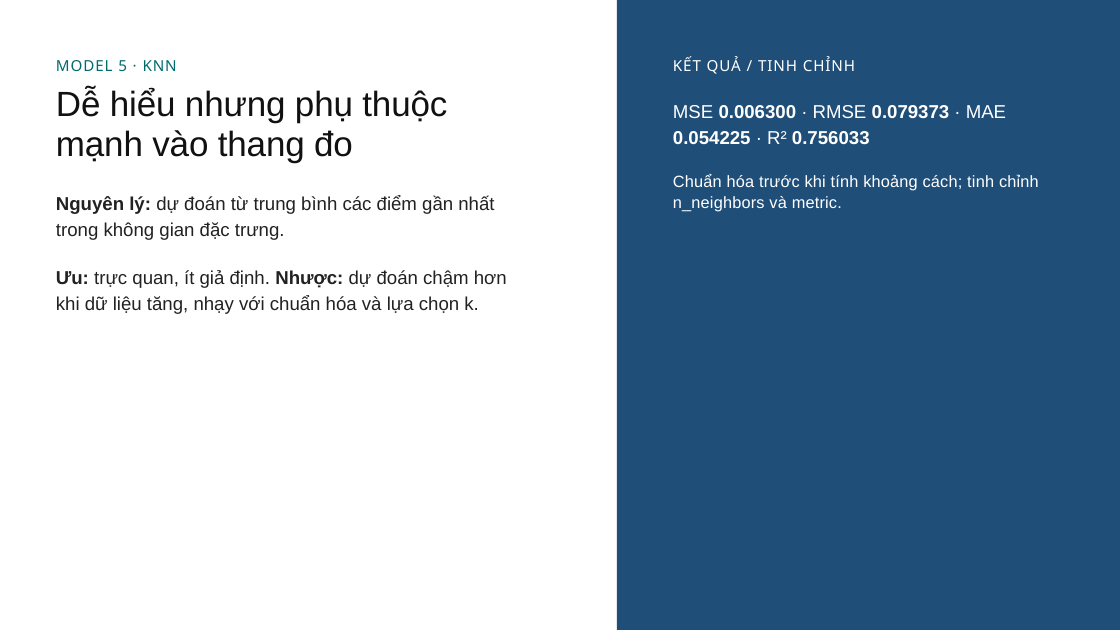
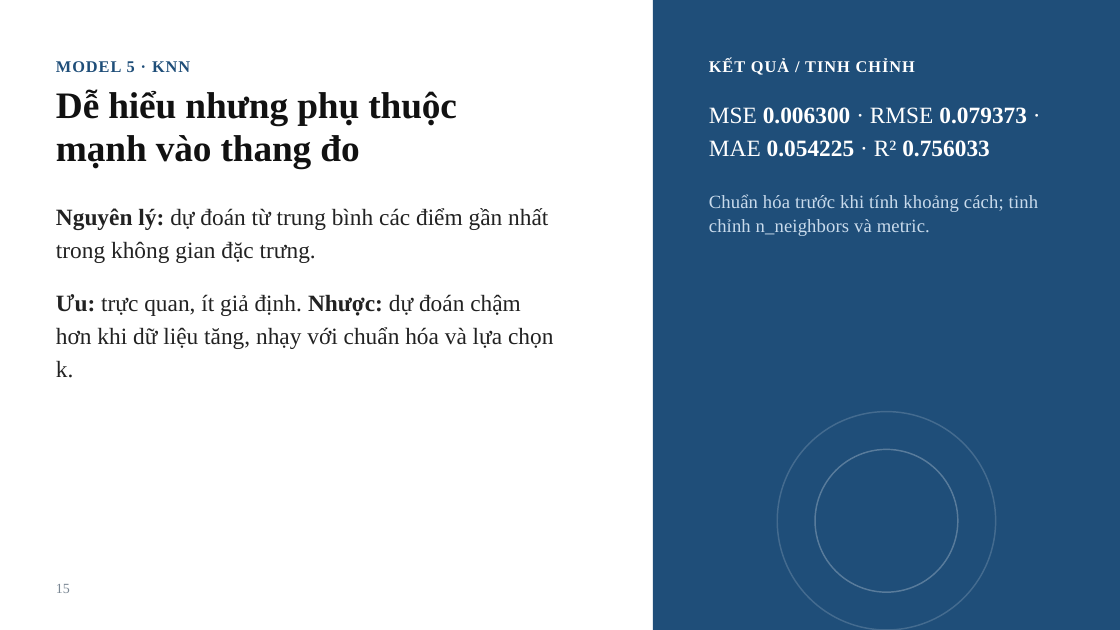
Before and after one commit to hiudz377/02_10123298_10123135_DuDoanKhaNangTrungTuyenSauDaiHoc, a slide deck: slide 15 of docs/slide.pptx. Drawn at 1120x630 pixels with LibreOffice and Linux fonts; fonts in the diff are those of the drawing; background and template pictures are left out. Boxes give left, top, right and bottom in pixels: in the first picture for what was removed or moved away, otherwise in the second. Text is boxed around its words. In the diff, an @@ line names an element or a change of style, - is before the commit and + after.

```diff
--- a/docs/slide.pptx
+++ b/docs/slide.pptx
@@ rectangle: place and size @@
-rectangle at <box>617,0,1120,630</box>
+rectangle at <box>653,0,1120,630</box>
@@ text "MODEL 5 · KNN" at <box>56,61,190,72</box>: size 13 to 14 pt, font Noto Sans to Times New Roman, text colour #006B6B to #1F4E79, bold on @@
@@ text "KẾT QUẢ / TINH CHỈNH": place and size @@
-text "KẾT QUẢ / TINH CHỈNH" at <box>673,57,855,74</box>
+text "KẾT QUẢ / TINH CHỈNH" at <box>709,59,915,75</box>
@@ text "KẾT QUẢ / TINH CHỈNH" at <box>709,59,915,75</box>: size 13 to 14 pt, font Noto Sans to Times New Roman, bold on @@
@@ text "Dễ hiểu nhưng phụ thuộc ..." at <box>56,89,457,168</box>: size 30 to 32 pt, font Arial to Times New Roman, bold on @@
@@ text "MSE 0.006300 · RMSE 0.079373 ...": place and size @@
-text "MSE 0.006300 · RMSE 0.079373 ..." at <box>673,105,1006,145</box>
+text "MSE 0.006300 · RMSE 0.079373 ..." at <box>709,107,1027,157</box>
@@ text "MSE 0.006300 · RMSE 0.079373 ..." at <box>709,107,1027,157</box>: size 16 to 20 pt, font Arial to Times New Roman @@
@@ text "Nguyên lý: dự đoán từ ..." at <box>56,208,553,378</box>: size 16 to 20 pt, font Arial to Times New Roman @@
@@ text "Nguyên lý: dự đoán từ ...": place and size @@
-text "Nguyên lý: dự đoán từ ..." at <box>56,196,507,314</box>
+text "Nguyên lý: dự đoán từ ..." at <box>56,208,553,378</box>
@@ text "Chuẩn hóa trước khi tính ...": place and size @@
-text "Chuẩn hóa trước khi tính ..." at <box>673,174,1039,212</box>
+text "Chuẩn hóa trước khi tính ..." at <box>709,194,1038,236</box>
@@ text "Chuẩn hóa trước khi tính ..." at <box>709,194,1038,236</box>: size 14 to 16 pt, font Arial to Times New Roman, text colour #FFFFFF to #C9DBEC @@
@@ ellipse added at <box>777,412,996,630</box>, outline #FFFFFF 1.25 pt @@
@@ ellipse added at <box>815,450,958,592</box>, outline #FFFFFF 1.25 pt @@
@@ page number added at <box>56,584,70,593</box>, 12 pt, text #7A8794 @@
+15
```
Also in this commit, not shown: 22 other slides changed.
